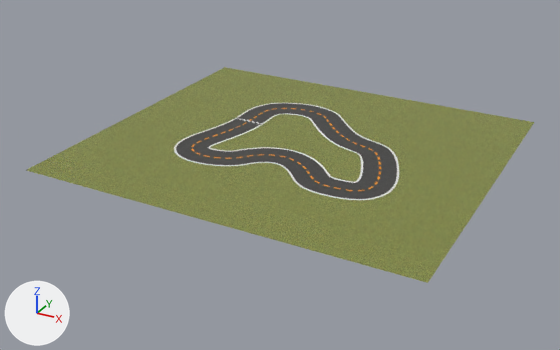
The Blender file tracks/Amoeba/src/Amoeba.blend: old version first, new version second.
Camera for both pictures: a camera (50 mm lens) standing at (10.0, -12.62, 7.23) and looking at (2.3, 1.53, -0.63). Lighting does not change. The marker at lower left points along +X, +Y and +Z.

Objects in the first picture: 'cl', 'field', 'il', 'ol', 'road', 'start_line'.
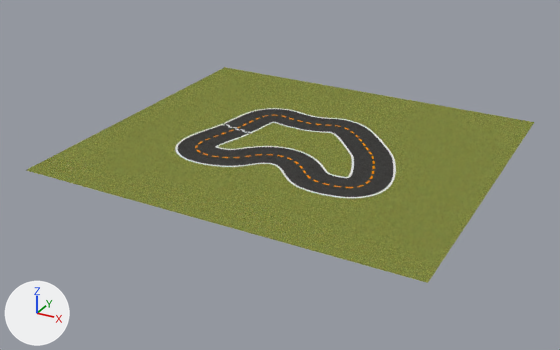
Pixel boxes (x1, y1, x2, y2) of what changed, in the pictures (560 x 350 px; the box of a moved part takes in the faces that stretch with it):
'field', surface changed
    both: (27, 67, 534, 283)
'road', surface changed (grey to black)
    both: (176, 103, 397, 199)
'start_line', moved
    before: (234, 118, 263, 125)
    after: (221, 123, 252, 134)
part 1 of me_road_002, moved or reshaped
    before: (176, 103, 397, 199)
    after: (178, 109, 393, 198)
part 2 of me_il_002, cut back
    before: (208, 113, 363, 183)
    after: (215, 122, 354, 178)
part 3 of me_ol_002, cut back
    before: (174, 103, 399, 200)
    after: (175, 108, 396, 198)
part 4 of me_cl, deleted
    before: (191, 108, 381, 191)
part 5 of me_cl, moved or reshaped
    before: (205, 123, 365, 183)
    after: (195, 115, 375, 188)
part 6 of me_start_line_002, deleted
    before: (234, 118, 263, 125)
part 7 of me_start_line_002, added
    after: (221, 123, 252, 134)

The change in detail:
In material 'road_mat' (mat_road_mat), specular_ior_level is now set to 0.0.
In material 'field_mat' (mat_field_mat), specular_ior_level is now set to 0.0.
me_il_002 is used by ob_il; location (0.0, 0.0, 0.0).
me_il_002 had 1490 vertices, 1490 faces and spanned x 0.77..4.49, y 0.77..3.68, z 0.0.
me_il_002 now has 408 vertices, 408 faces and spans x 0.9..4.26, y 0.9..3.03, z 0.0.
me_il_002 part 2: 5 vertices moved within x 2.96..3.69, y 1.07..2.34, z 0.0; 1477 vertices removed from x 0.77..4.49, y 0.77..3.68, z 0.0; 395 vertices added at x 0.9..4.26, y 0.9..3.03, z 0.0.
me_ol_002 is used by ob_ol; location (0.0, 0.0, 0.0).
me_ol_002 had 1221 vertices, 1221 faces and spanned x 0.0..5.26, y 0.0..4.45, z 0.0.
me_ol_002 now has 384 vertices, 384 faces and spans x 0.0..5.15, y 0.0..3.93, z 0.0.
me_ol_002 part 3: 4 vertices moved within x 0.81..4.58, y 0.06..3.88, z 0.0; 1207 vertices removed from x 0.0..5.26, y 0.0..4.45, z 0.0; 370 vertices added at x 0.0..5.15, y 0.0..3.93, z 0.0.
me_road_002 is used by ob_road; location (0.0, 0.0, 0.0).
me_road_002 had 312 vertices, 312 faces and spanned x 0.05..5.21, y 0.05..4.39, z 0.0.
me_road_002 now has 348 vertices, 348 faces and spans x 0.0..5.15, y 0.0..3.93, z 0.0.
me_road_002 part 1: 312 vertices removed from x 0.05..5.21, y 0.05..4.39, z 0.0; 348 vertices added at x 0.0..5.15, y 0.0..3.93, z 0.0.
me_cl is used by ob_cl; location (0.0, 0.0, 0.0).
me_cl had 1938 vertices, 1814 faces and spanned x 0.39..4.88, y 0.39..4.06, z 0.0.
me_cl now has 886 vertices, 773 faces and spans x 0.45..4.71, y 0.45..3.48, z 0.0.
me_cl part 4: 33 loose pieces with 1019 vertices, spanning x 0.39..4.88, y 0.39..4.06, z 0.0, are deleted.
me_cl part 5: 12 vertices moved within x 0.47..3.93, y 0.97..3.41, z 0.0; 760 vertices removed from x 0.43..3.94, y 0.42..3.54, z 0.0; 731 vertices added at x 0.45..4.71, y 0.45..3.48, z 0.0.
me_start_line_002 is used by ob_start_line; location (0.0, 0.0, 0.0).
Verts and faces of me_start_line_002; kept vertices keep their numbers, new ones are numbered from 4.
Before the commit, vertices of me_start_line_002: 0 (1.197, 2.626, 0.0) at pixel (261, 124), 1 (0.377, 2.645, 0.0) at pixel (233, 118), 2 (0.379, 2.745, 0.0) at pixel (235, 117), 3 (1.199, 2.726, 0.0) at pixel (264, 123).
me_start_line_002 had 4 vertices, 2 faces and spanned x 0.377..1.199, y 2.626..2.745, z 0.0.
me_start_line_002 now has 4 vertices, 2 faces and spans x 0.288..1.24, y 1.997..2.273, z 0.0.
Part 6, on me_start_line_002:
Vertices deleted: 0 to 3 (with the faces that use them).
Part 7, on me_start_line_002:
New vertex 4 is at (1.221, 1.997, 0.0), pixel (249, 134).
New vertex 5 is at (0.288, 2.175, 0.0), pixel (220, 124).
New vertex 6 is at (0.306, 2.273, 0.0), pixel (223, 123).
New vertex 7 is at (1.24, 2.095, 0.0), pixel (252, 132).
New faces: (5, 7, 6), (4, 7, 5).
